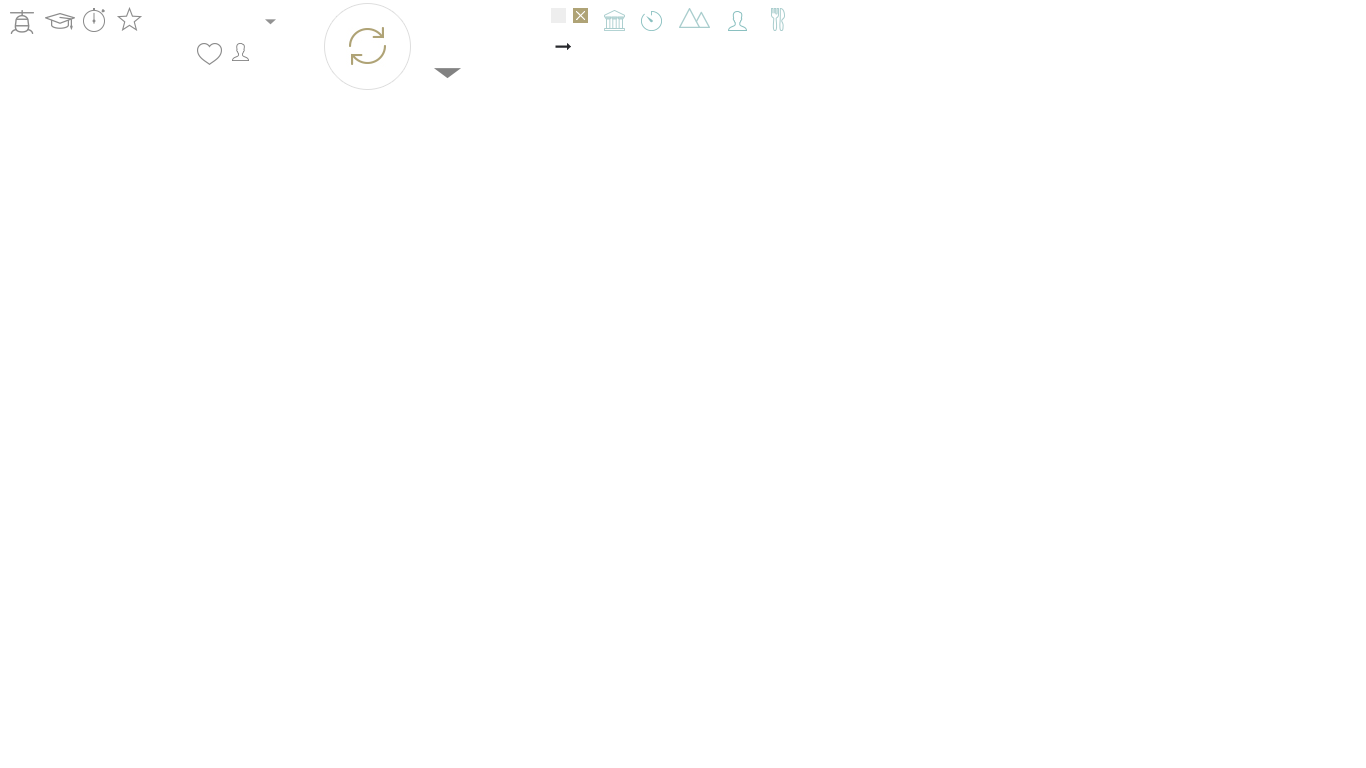
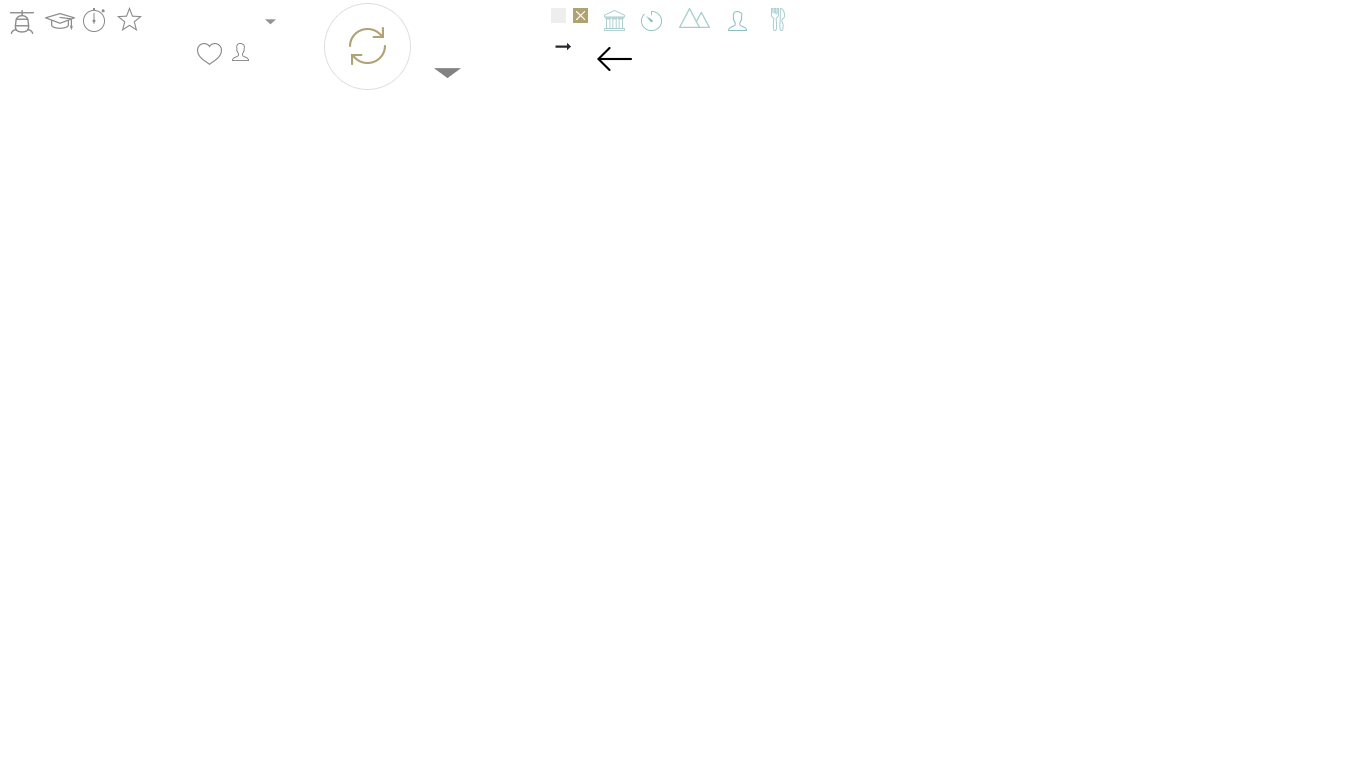
Before/after of a 1366×768 layered artwork. What changed in the layer stack:
added layer "Layer 5" above "right-arrow-text" over [597,47,632,71]
